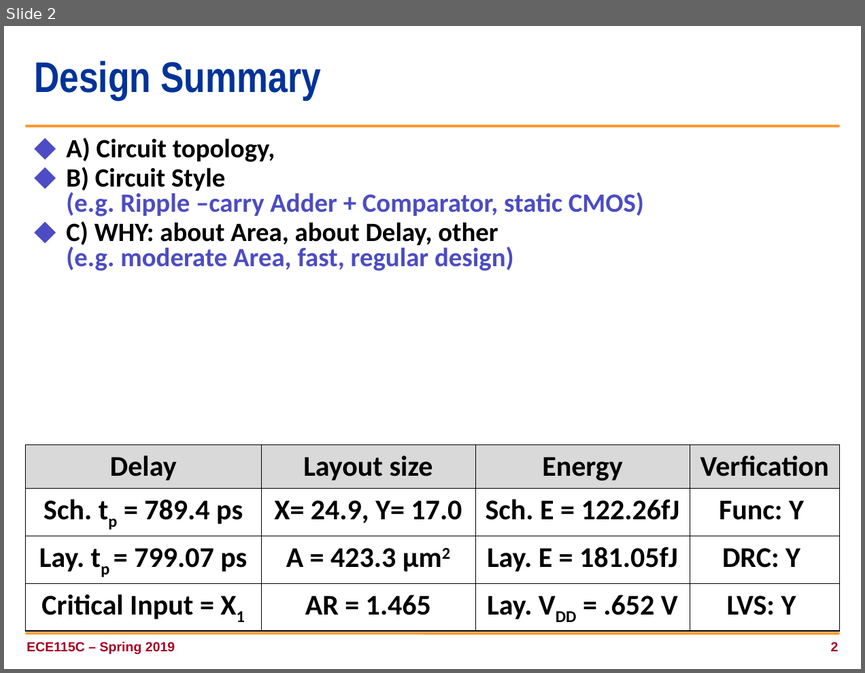
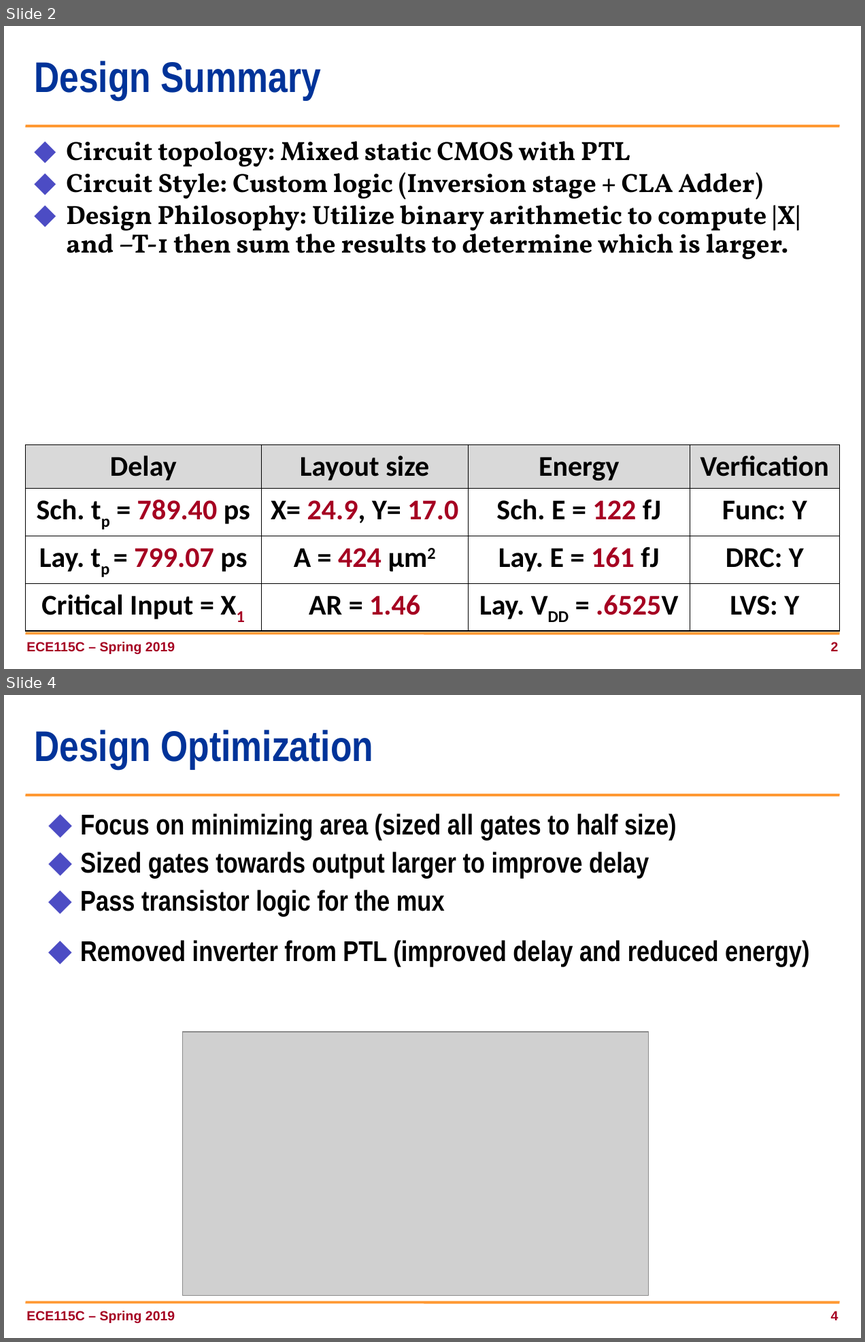
Before and after one commit to Jmiller7023/Neural-Spike-Detector, a slide deck: present_team_7.ppt. Shown one above the other, each under a label of ours: slide 2 before the commit, slides 2 and 4 after it; the slides between them are not shown. The pictures are 865x673 and 865x1342 pixels, drawn with LibreOffice and Linux fonts; fonts in the diff are those of the drawing; grey boxes stand for pictures; background and template pictures are left out. Boxes give left, top, right and bottom in pixels: in the first picture for what was removed or moved away, otherwise in the second. Text is boxed around its words. In the diff, an @@ line names an element or a change of style, - is before the commit and + after.

```diff
--- a/present_team_7.ppt
+++ b/present_team_7.ppt
@@ slide 4 added at (x1=4, y1=695, x2=861, y2=1338), background #FFFFFF; not listed: 2 template elements that a slide beside it also shows @@
@@ title added at (x1=34, y1=730, x2=373, y2=769), 36 pt, text #003399, bold @@
+Design Optimization
@@ text added at (x1=80, y1=813, x2=677, y2=879), 24 pt, text #000000, bold @@
+⬥ Focus on minimizing area (sized all gates to half size)
+⬥ Sized gates towards output larger to improve delay
@@ text added at (x1=80, y1=889, x2=809, y2=967), 24 pt, text #000000, bold @@
+⬥ Pass transistor logic for the mux
+⬥ Removed inverter from PTL (improved delay and reduced energy)
@@ picture added at (x1=182, y1=1032, x2=649, y2=1295) @@
@@ text added at (x1=26, y1=1310, x2=175, y2=1323), 11.1 pt, text #A50021, bold @@
+ECE115C – Spring 2019
@@ page number added at (x1=831, y1=1310, x2=838, y2=1320), 11.1 pt, text #A50021, bold @@
+4
@@ slide 2 changed as well @@
@@ text at (x1=66, y1=141, x2=800, y2=259): text changed; font Calibri to Vollkorn; text colour #4C4CC4 to #000000 @@
-⬥ A) Circuit topology,
-⬥ B) Circuit Style
-  (e.g. Ripple –carry Adder + Comparator, static CMOS)
-⬥ C) WHY: about Area, about Delay, other
-  (e.g. moderate Area, fast, regular design)
+⬥ Circuit topology: Mixed static CMOS with PTL
+⬥ Circuit Style: Custom logic (Inversion stage + CLA Adder)
+⬥ Design Philosophy: Utilize binary arithmetic to compute |X| and –T-1 then sum the results to determine which is larger.
@@ table at (x1=26, y1=445, x2=839, y2=624) @@
-row 2, column 1: Sch. tp = 789.4 ps
+row 2, column 1: Sch. tp = 789.40 ps
-row 2, column 3: Sch. E = 122.26fJ
+row 2, column 3: Sch. E = 122 fJ
-row 3, column 2: A = 423.3 µm2
+row 3, column 2: A = 424 µm2
-row 3, column 3: Lay. E = 181.05fJ
+row 3, column 3: Lay. E = 161 fJ
-row 4, column 2: AR = 1.465
+row 4, column 2: AR = 1.46
-row 4, column 3: Lay. VDD = .652 V
+row 4, column 3: Lay. VDD = .6525V
@@ text colour #000000 to #A50021 in "24.9, 17.0", "799.07", "X1" @@
```
Also in this commit, not shown: 2 other slides changed, 3 other slides added, 4 slides removed, 8 other files.
